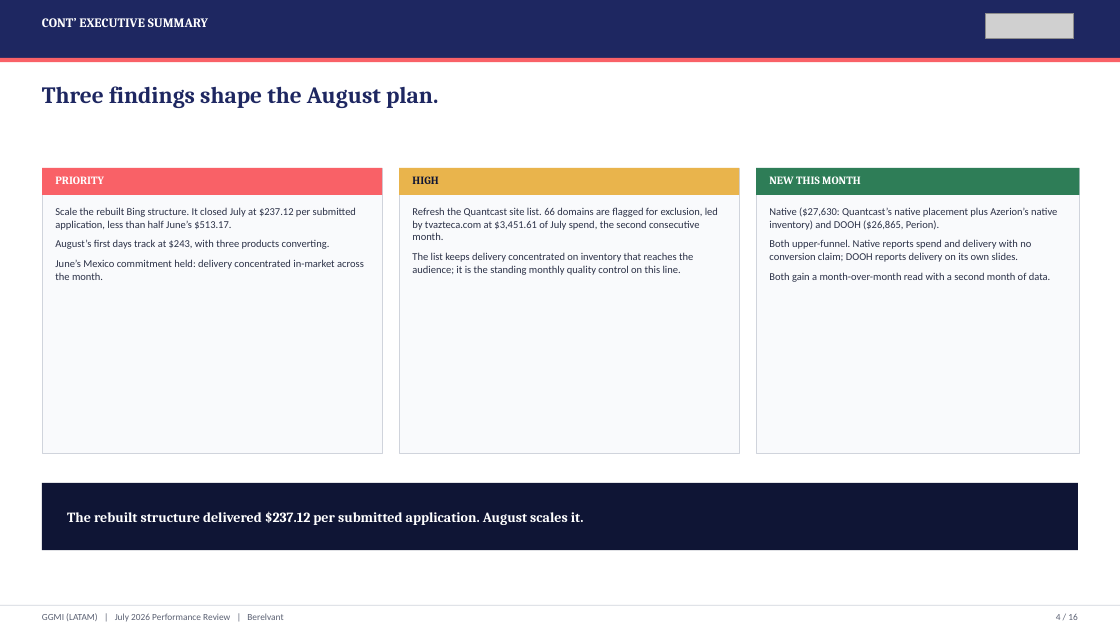
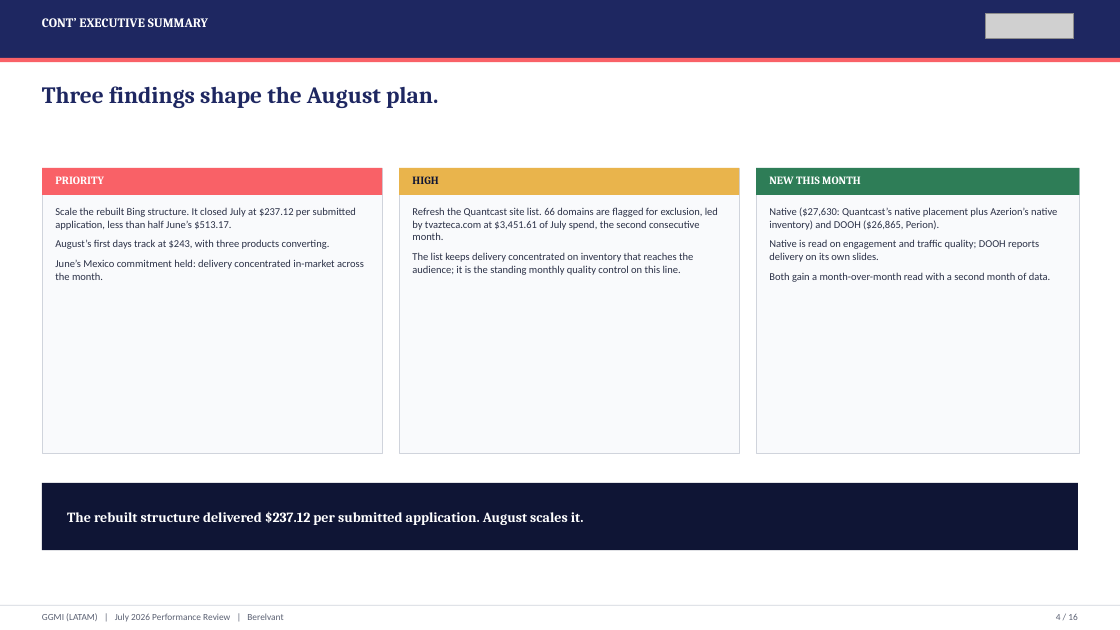
Before and after one commit to hablapro/brlvnt-reporting-hub, a slide deck: slide 4 of reports/forex/ggmi/2026-07/output/GGMI_LATAM_July_2026_Performance_Review.pptx. Drawn at 1120x630 pixels with LibreOffice and Linux fonts; fonts in the diff are those of the drawing; grey boxes stand for pictures. Boxes give left, top, right and bottom in pixels: in the first picture for what was removed or moved away, otherwise in the second. Text is boxed around its words. In the diff, an @@ line names an element or a change of style, - is before the commit and + after.

```diff
--- a/reports/forex/ggmi/2026-07/output/GGMI_LATAM_July_2026_Performance_Review.pptx
+++ b/reports/forex/ggmi/2026-07/output/GGMI_LATAM_July_2026_Performance_Review.pptx
@@ text at (x1=769, y1=239, x2=1039, y2=262): text changed @@
-Both upper-funnel. Native reports spend and delivery with no conversion claim; DOOH reports delivery on its own slides.
+Native is read on engagement and traffic quality; DOOH reports delivery on its own slides.
```
Also in this commit, not shown: 11 other slides changed, 1 slide added, 1 slide removed, 8 other files.
